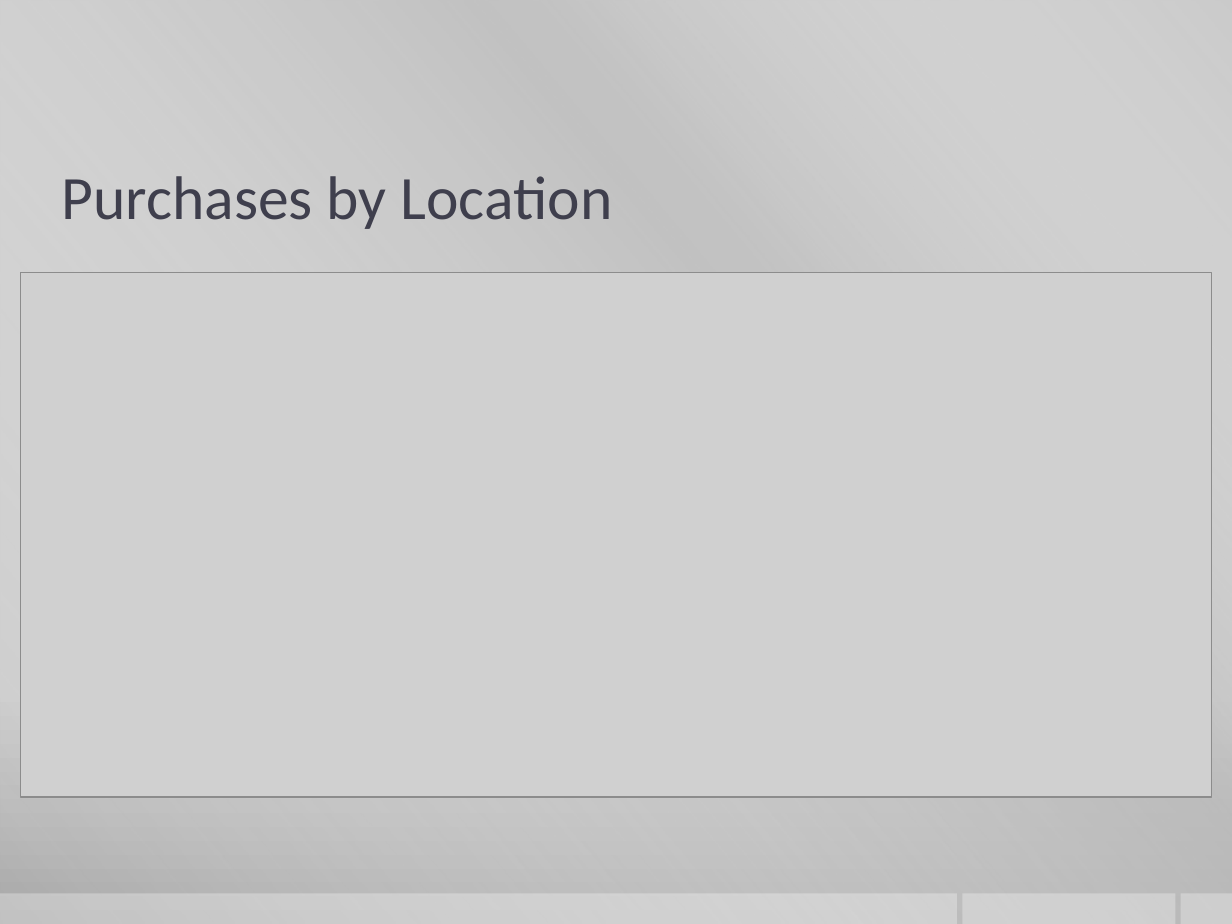
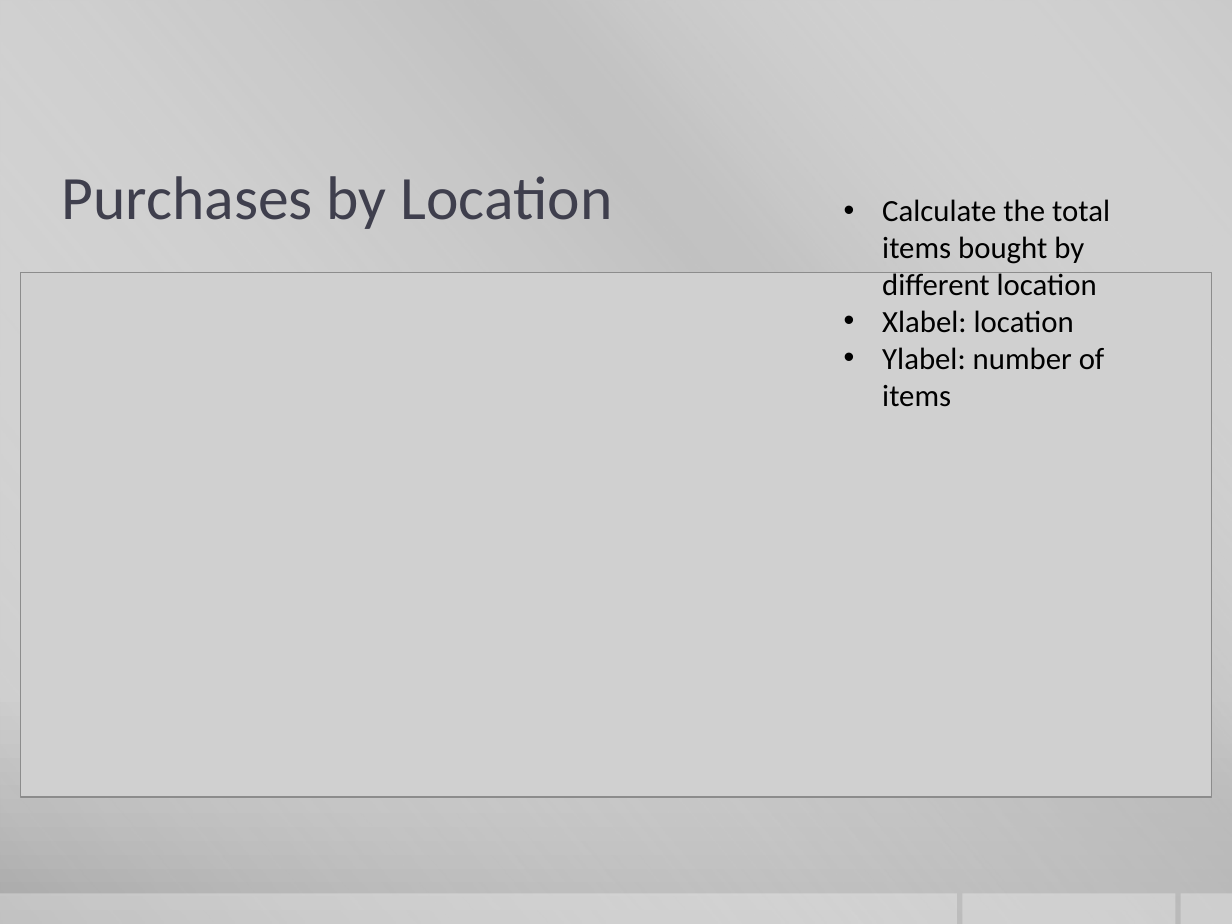
Before and after one commit to curtiskelsey/CS8370Group, a slide deck: slide 9 of Advertising Positioning.pptx (slide 6 before the commit). Drawn at 1232x924 pixels with LibreOffice and Linux fonts; fonts in the diff are those of the drawing; grey boxes stand for pictures; background and template pictures are left out. Boxes give left, top, right and bottom in pixels: in the first picture for what was removed or moved away, otherwise in the second. Text is boxed around its words. In the diff, an @@ line names an element or a change of style, - is before the commit and + after.

```diff
--- a/Advertising Positioning.pptx
+++ b/Advertising Positioning.pptx
@@ text added at (882, 199, 1110, 407), 18 pt, text #000000 @@
+• Calculate the total items bought by different location
+• Xlabel: location
+• Ylabel: number of items
```
Also in this commit, not shown: 3 other slides changed, 8 slides added, 16 other files.
